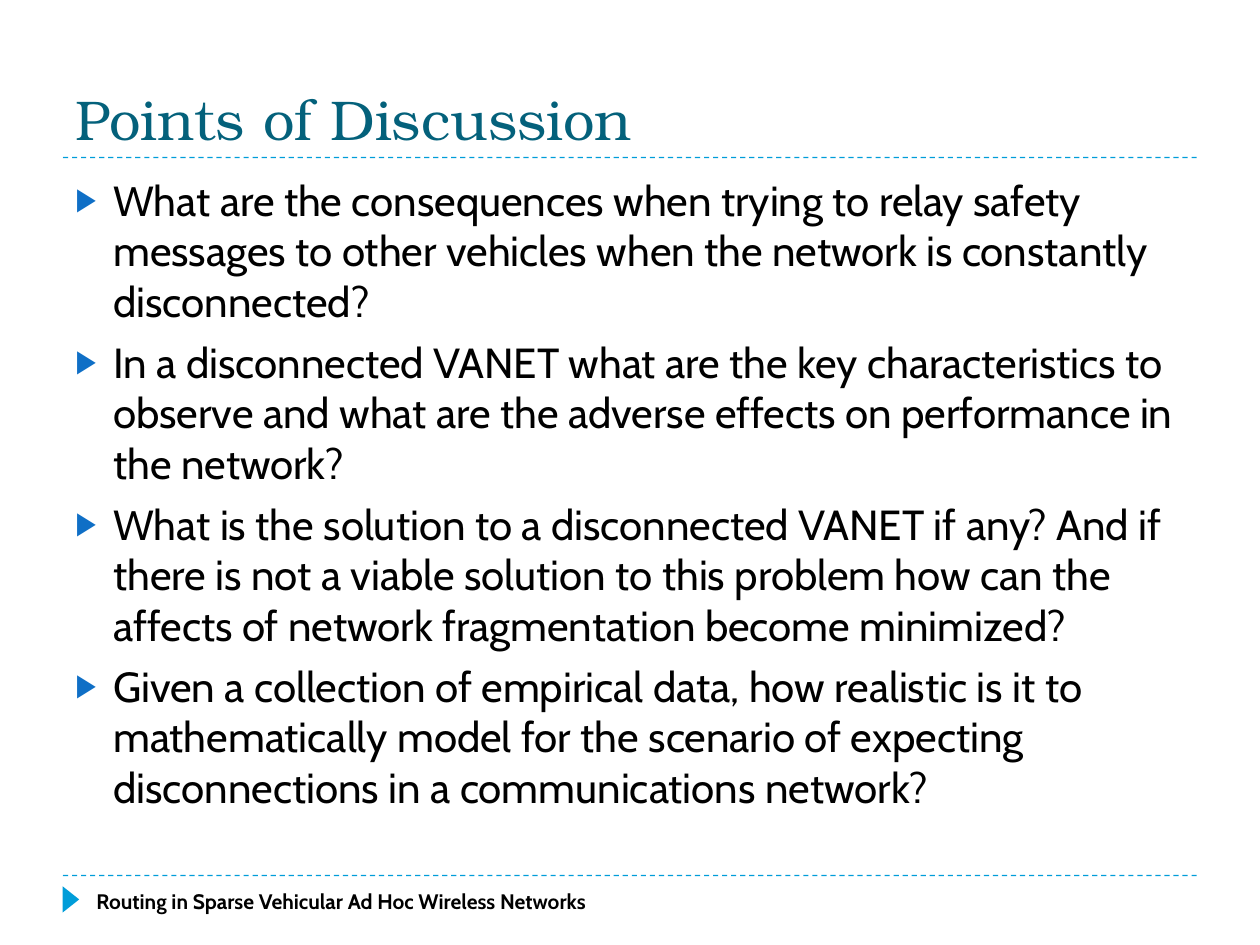
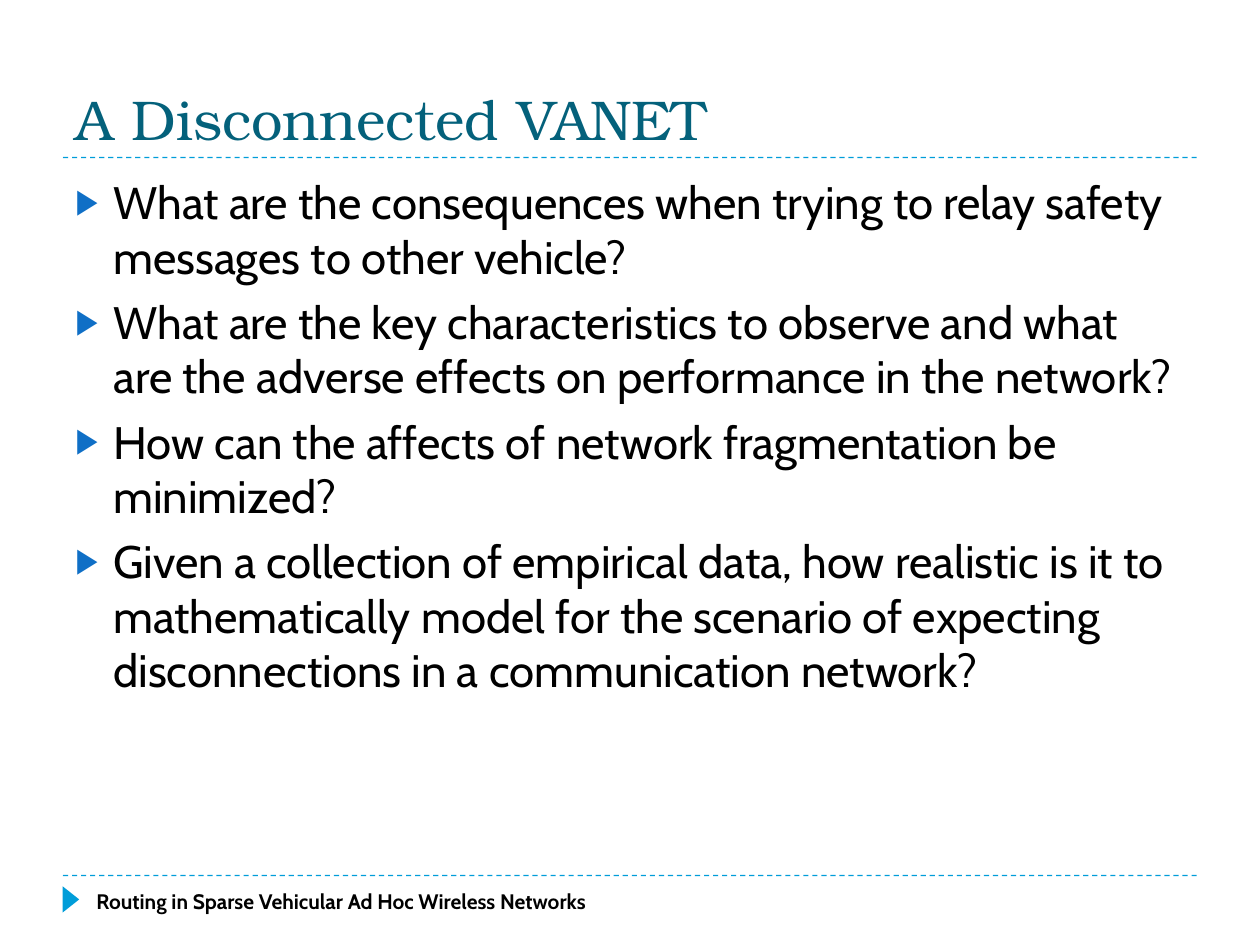
Before and after one commit to f33losopher/EEMaster_VANET, a slide deck: slide 4 of VANET_Felix.pptx. Drawn at 1260x945 pixels with LibreOffice and Linux fonts; fonts in the diff are those of the drawing. Boxes give left, top, right and bottom in pixels: in the first picture for what was removed or moved away, otherwise in the second. Text is boxed around its words. In the diff, an @@ line names an element or a change of style, - is before the commit and + after.

Commit message:
Proof read of paper and power point

```diff
--- a/VANET_Felix.pptx
+++ b/VANET_Felix.pptx
@@ title at <box>75,100,706,141</box>: text changed @@
-Points of Discussion
+A Disconnected VANET
@@ text at <box>113,185,1171,688</box>: text changed; size 24.1 to 26 pt @@
-▶ What are the consequences when trying to relay safety messages to other vehicles when the network is constantly disconnected?
-▶ In a disconnected VANET what are the key characteristics to observe and what are the adverse effects on performance in the network?
-▶ What is the solution to a disconnected VANET if any? And if there is not a viable solution to this problem how can the affects of network fragmentation become minimized?
-▶ Given a collection of empirical data, how realistic is it to mathematically model for the scenario of expecting disconnections in a communications network?
+▶ What are the consequences when trying to relay safety messages to other vehicle?
+▶ What are the key characteristics to observe and what are the adverse effects on performance in the network?
+▶ How can the affects of network fragmentation be minimized?
+▶ Given a collection of empirical data, how realistic is it to mathematically model for the scenario of expecting disconnections in a communication network?
```
Also in this commit, not shown: 6 other slides changed, 2 slides added, 3 slides removed, 1 other file.
